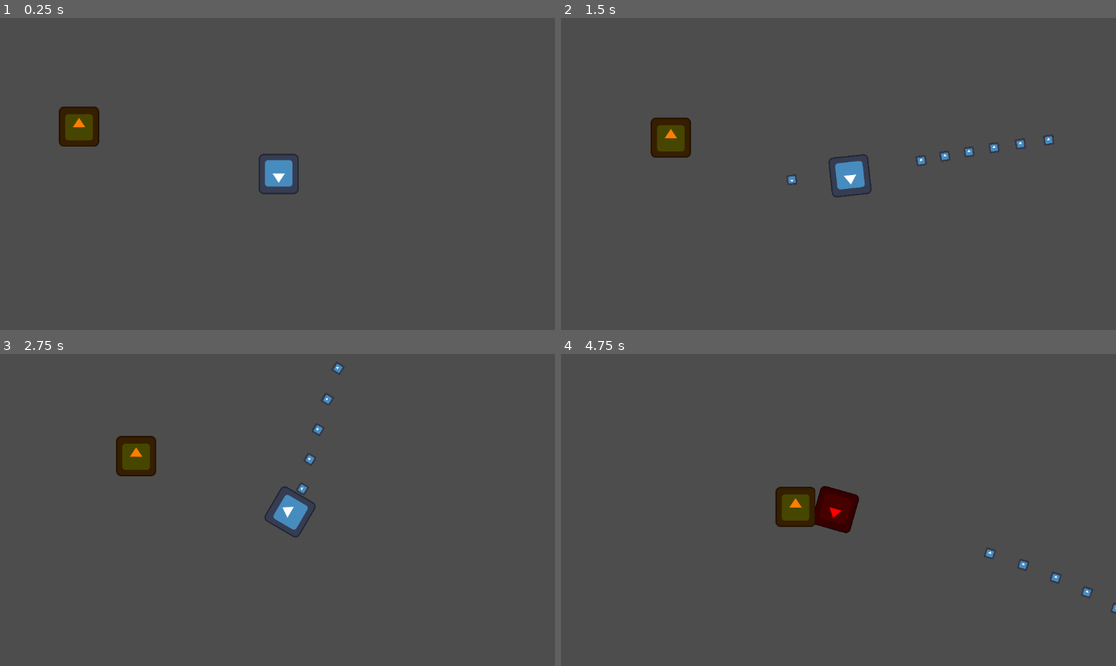
Above: before the commit, frames 1-4 (two rows, left to right).
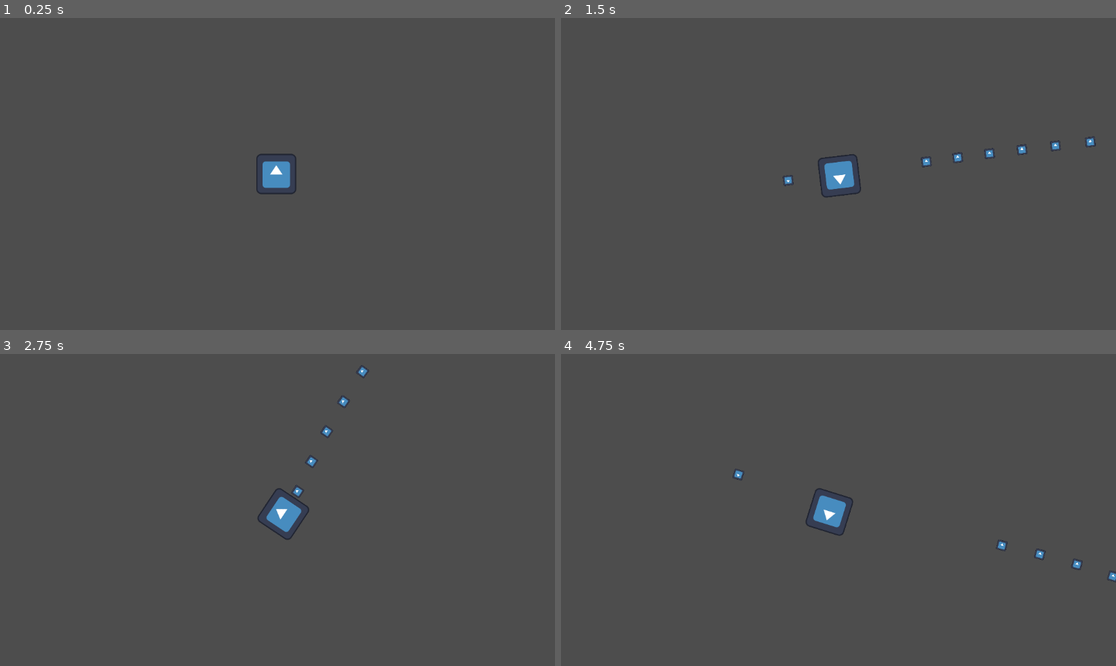
Above: after the commit, the same moments.

Repository: CMBadiuk/GMTK-Jam-25-Splashdown
Game: Godot game, scene res://World.tscn
Same seed, same stepped clock (60 frames per second), same inputs: the game is played once before the commit and once after it. The engine's default icon, where the game draws it, is replaced by a stand-in: a white triangle on a blue panel in a dark square.
Inputs (mouse positions are in pixels of both pictures, inside the frame that each line leads up to):
- Up to frame 1 (0.25 s): no input
- Up to frame 2 (1.5 s): move the mouse to (960, 158) at 0.52 s; press the mouse at (960, 158) at 0.53 s; hold D (Move_Right) 0.53-1.28 s; move the mouse to (727, 189) at 1.27 s; release the mouse at (727, 189) at 1.28 s; hold S (Move_Down) from 1.28 s (still down); click (727, 189) at 1.35 s
- Up to frame 3 (2.75 s): move the mouse to (333, 441) at 2.02 s; release S (Move_Down) at 2.03 s; press the mouse at (333, 441) at 2.03 s; hold D (Move_Right) from 2.03 s (still down)
- Up to frame 4 (4.75 s): move the mouse to (810, 572) at 2.77 s; release D (Move_Right) at 2.78 s; release the mouse at (810, 572) at 2.78 s; hold W (Move_Up) 2.78-3.53 s; click (810, 572) at 2.85 s; move the mouse to (1005, 556) at 3.52 s; press the mouse at (1005, 556) at 3.53 s; hold A (Move_Left) from 3.53 s (still down); move the mouse to (672, 463) at 4.27 s; release the mouse at (672, 463) at 4.28 s; click (672, 463) at 4.35 s

The runs differ from the first frame. In frame 1, 1.2% of the frame differs, in the area x 10-54%, y 28-57%; in frame 2, 2.0%; in frame 3, 1.8%; in frame 4, 2.2%, in the area x 30-100%, y 36-84%.

Commit message:
Revert "Added Wave Counter"
This reverts commit b74593cdedd498fa11cdbd12a9b7f52d23995b2b.

Diff:
--- a/World.tscn
+++ b/World.tscn
@@ -1,9 +1,8 @@
-[gd_scene load_steps=8 format=3 uid="uid://cr75xubf3ymsk"]
+[gd_scene load_steps=7 format=3 uid="uid://cr75xubf3ymsk"]
 
 [ext_resource type="PackedScene" uid="uid://ckwn072cvvxnx" path="res://player.tscn" id="1_2dftf"]
 [ext_resource type="PackedScene" uid="uid://crseh7g7s6ifg" path="res://river_current.tscn" id="2_bcbcq"]
 [ext_resource type="PackedScene" uid="uid://p7acrgel14o6" path="res://chaser.tscn" id="3_bcbcq"]
-[ext_resource type="PackedScene" uid="uid://cy58tub4muu02" path="res://wave_counter.tscn" id="4_js7pq"]
 
 [sub_resource type="RectangleShape2D" id="RectangleShape2D_2dftf"]
 size = Vector2(1905.21, 79.6044)
@@ -21,7 +20,7 @@
 [node name="World" type="Node"]
 
 [node name="Player" parent="." instance=ExtResource("1_2dftf")]
-position = Vector2(1093, 12)
+position = Vector2(-709, -1037)
 
 [node name="RiverCurrents" type="Node" parent="."]
 
@@ -206,11 +205,8 @@
 navigation_polygon = SubResource("NavigationPolygon_2dftf")
 
 [node name="ChaserBody" parent="." instance=ExtResource("3_bcbcq")]
+visible = false
 position = Vector2(440, -144)
 
 [node name="ChaserFullNavRegion" type="NavigationRegion2D" parent="."]
 navigation_polygon = SubResource("NavigationPolygon_bcbcq")
-
-[node name="Node2D" parent="." instance=ExtResource("4_js7pq")]
-position = Vector2(1699, 2)
-scale = Vector2(9.16, 17.16)
--- a/wave_counter.gd
+++ /dev/null
@@ -1,8 +0,0 @@
-extends Area2D
-
-var counter := 0
-
-func _on_body_entered(body: Node2D) -> void:
-	if body.is_in_group("player"):
-		counter+=1
-		print("Counter: ", counter)
--- a/wave_counter.tscn
+++ /dev/null
@@ -1,20 +0,0 @@
-[gd_scene load_steps=3 format=3 uid="uid://cy58tub4muu02"]
-
-[ext_resource type="Script" uid="uid://cbiu54go11nnk" path="res://wave_counter.gd" id="1_d2x5u"]
-
-[sub_resource type="SegmentShape2D" id="SegmentShape2D_kois3"]
-b = Vector2(0, 34)
-
-[node name="Node2D" type="Node2D"]
-
-[node name="WaveCounter" type="Area2D" parent="."]
-collision_layer = 2
-collision_mask = 15
-script = ExtResource("1_d2x5u")
-
-[node name="CollisionShape2D" type="CollisionShape2D" parent="WaveCounter"]
-position = Vector2(0, -16)
-shape = SubResource("SegmentShape2D_kois3")
-debug_color = Color(0.80817, 0.282113, 0.759634, 0.42)
-
-[connection signal="body_entered" from="WaveCounter" to="WaveCounter" method="_on_body_entered"]
Not shown, removed: wave_counter.gd.uid
